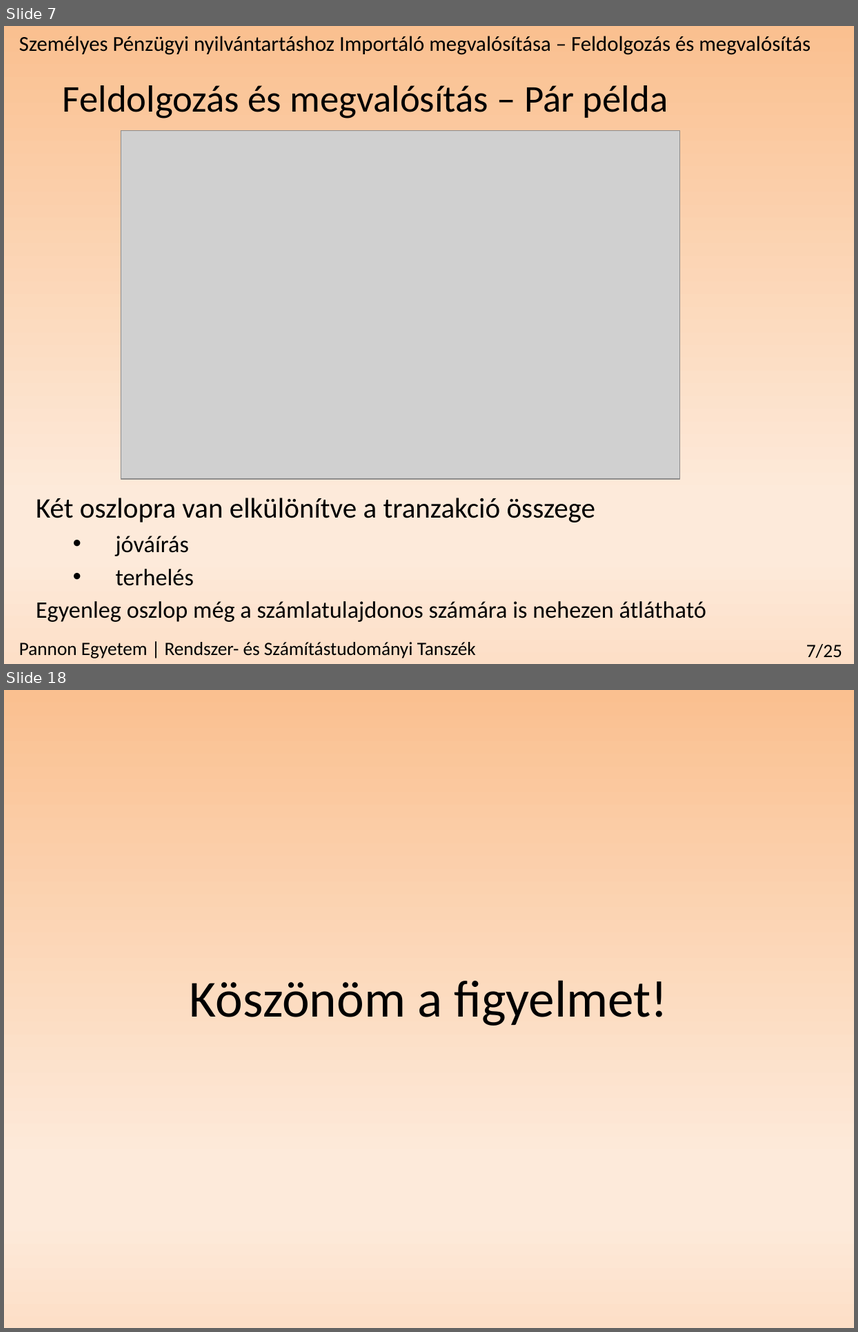
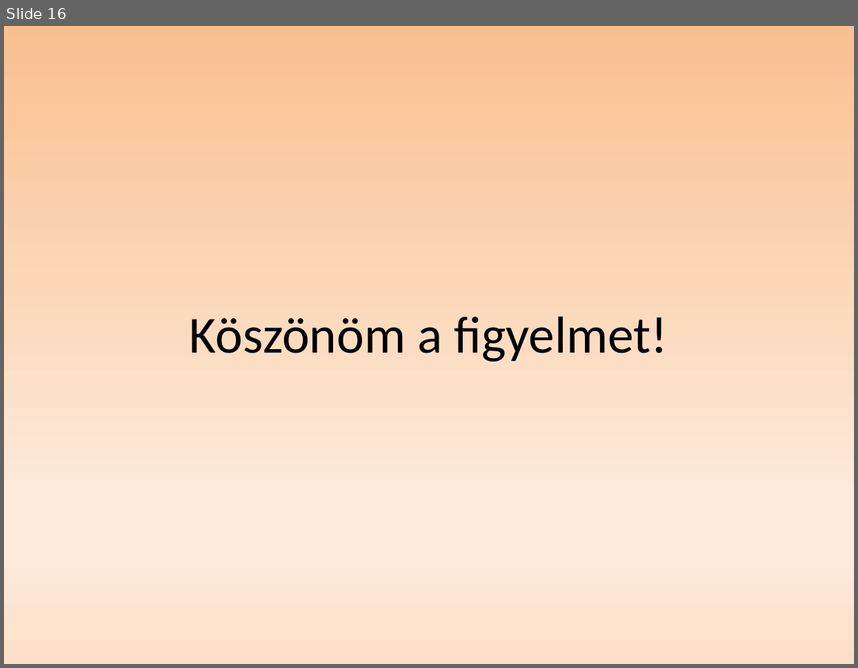
Before and after one commit to redizaar/MoneyManager, a slide deck: féléveselőadás_szakdoga.pptx. Shown one above the other, each under a label of ours: slides 7 and 18 before the commit, slide 16 after it; the slides between them are not shown. The pictures are 858x1332 and 858x668 pixels, drawn with LibreOffice and Linux fonts; fonts in the diff are those of the drawing; grey boxes stand for pictures. Boxes give left, top, right and bottom in pixels: in the first picture for what was removed or moved away, otherwise in the second. Text is boxed around its words. In the diff, an @@ line names an element or a change of style, - is before the commit and + after.

```diff
--- a/féléveselőadás_szakdoga.pptx
+++ b/féléveselőadás_szakdoga.pptx
@@ slide 7 removed at <box>4,26,854,664</box>, background gradient #FAC090 to #FDEADA to #FDE0C7 @@
@@ text removed at <box>19,36,811,55</box> @@
-Személyes Pénzügyi nyilvántartáshoz Importáló megvalósítása – Feldolgozás és megvalósítás
@@ text removed at <box>63,85,668,118</box> @@
-Feldolgozás és megvalósítás – Pár példa
@@ picture removed at <box>121,131,680,478</box> @@
@@ text removed at <box>36,497,706,621</box> @@
-Két oszlopra van elkülönítve a tranzakció összege
-  • jóváírás
-  • terhelés
-Egyenleg oszlop még a számlatulajdonos számára is nehezen átlátható
@@ text removed at <box>19,641,476,658</box> @@
-Pannon Egyetem | Rendszer- és Számítástudományi Tanszék
@@ page number removed at <box>806,644,842,657</box> @@
-7/25
@@ what was slide 18 is now slide 16 @@
```
Also in this commit, not shown: 14 slides changed, 1 slide added, 2 other slides removed.
